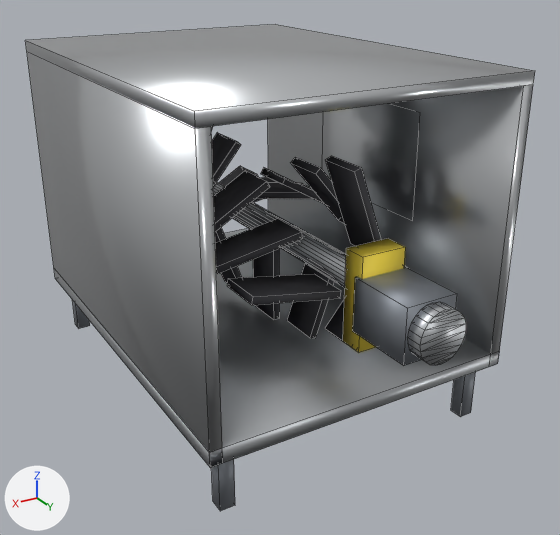
The FBX model Tools/butchery/fbx/SM_DEHAIRER.fbx, before and after one commit.
The view is the same before and after, from a 50 mm camera at (2.58, 4.49, 3.14) aimed at (-0.03, 0.14, 0.96). Every picture has the same lights, and +X, +Y and +Z are marked at lower left. The older version comes first. Mesh edges are drawn as thin lines.

Objects in the first picture: 'SM_DEHAIRER'.
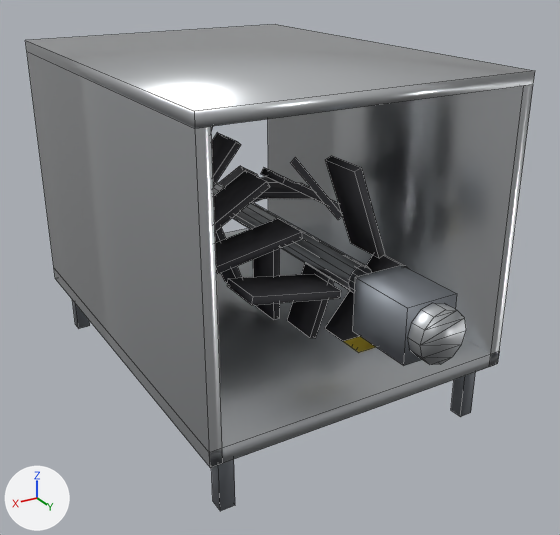
Location of each change, [x1, y1, x2, y2] in pixels of the pictures (560 x 535 px):
```json
{"part": 1, "of": "me_sm_dehairer", "change": "cut back", "before": [54, 157, 466, 467], "after": [213, 182, 466, 365]}
```

The change, as JSON lines over the scene's bpy script:
```json
{"block": "me_sm_dehairer", "where": "# used by ob_sm_dehairer; location = (0.0, 0.0, 0.0)"}
{"op": "remove", "block": "me_sm_dehairer", "code": "me_sm_dehairer.from_pydata(...)  # 400 vertices, 396 faces; spans x -1.1..1.1, y -1.85..1.85, z 0.0..2.4"}
{"op": "add", "block": "me_sm_dehairer", "code": "me_sm_dehairer.from_pydata(...)  # 304 vertices, 229 faces; spans x -1.1..1.1, y -1.85..1.85, z 0.0..2.4"}
{"block": "me_sm_dehairer", "change": "me_sm_dehairer part 1"}
{"block": "me_sm_dehairer", "change": "80 vertices are removed from x -0.46..0.15, y -1.63..1.85, z 0.16..1.79"}
{"block": "me_sm_dehairer", "change": "230 faces are deleted"}
{"block": "me_sm_dehairer", "change": "32 new faces join them, mat_m_butchery_stainless (light grey #dddfe2)"}
{"block": "me_sm_dehairer", "change": "44 new faces join them, mat_m_butchery_steelbrushed (light grey #c8cbce)"}
{"block": "me_sm_dehairer", "change": "other edits to the shape of me_sm_dehairer do not show in these pictures"}
```
